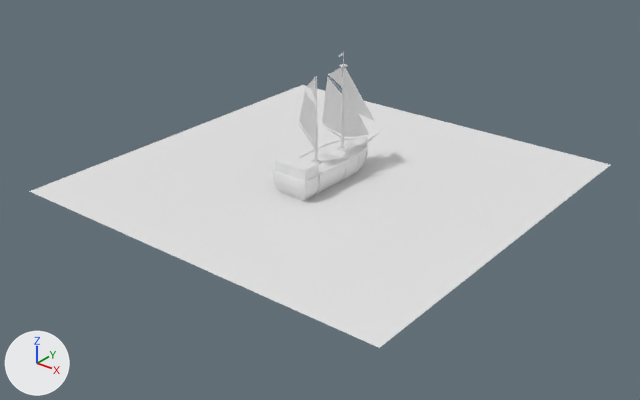
The Blender file Assets/Objects/Blender/PirateShip.blend as it was, and as the next commit left it.
Camera for both pictures: a 50 mm lens placed at (24.1, -30.8, 17.7), pointed at (0.6, -1.5, -0.4). Every picture has the same lights, and +X, +Y and +Z are marked at lower left.

Script lines for the objects in view, before the commit:
```python
me_cylinder_001 = bpy.data.meshes.new('Cylinder.001')
me_cylinder_001.from_pydata(...)  # 68 vertices, 48 faces; spans x -1.0..1.0, y -1.0..15.7, z -1.0..4.6
me_cylinder_004 = bpy.data.meshes.new('Cylinder.004')
me_cylinder_004.from_pydata(...)  # 148 vertices, 128 faces; spans x -2.5..2.4, y -31.6..20.1, z -1.0..5.3
me_plane = bpy.data.meshes.new('Plane')
me_plane.from_pydata(...)  # 539 vertices, 446 faces; spans x -0.01..1.06, y -3.03..4.32, z -0.36..1.66
me_plane_001 = bpy.data.meshes.new('Plane.001')
me_plane_001.from_pydata([(-1.0, -1.0, 0.0), (1.0, -1.0, 0.0), (-1.0, 1.0, 0.0), (1.0, 1.0, 0.0)], [], [(0, 1, 3, 2)])
ob_cylinder = bpy.data.objects.new('Cylinder', me_cylinder_001)
ob_cylinder.location = (0.0, -1.0, 0.74)
ob_cylinder.scale = (-0.0825, -0.0825, 1.0)
ob_cylinder_001 = bpy.data.objects.new('Cylinder.001', me_cylinder_004)
ob_cylinder_001.location = (0.0, 1.0, 0.74)
ob_cylinder_001.scale = (-0.0825, -0.0825, 1.0)
ob_plane = bpy.data.objects.new('Plane', me_plane)
ob_plane.location = (0.0, 0.0, 0.0)
_m = ob_plane.modifiers.new('Mirror', 'MIRROR')
ob_plane_001 = bpy.data.objects.new('Plane.001', me_plane_001)
ob_plane_001.location = (0.0, 0.0, 0.0)
ob_plane_001.scale = (10.0, 10.0, 10.0)
```
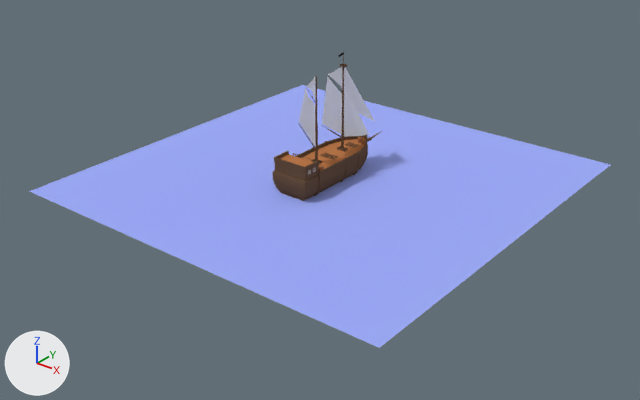
What differs and where, as boxes [x1, y1, x2, y2] in the pictures (640 x 400 px):
'Plane.001', recoloured (white to blue): [29, 85, 610, 348] in both
part 1 of me_cylinder_004, recoloured: [322, 52, 348, 149] in both
part 2 of me_plane, added: after [274, 151, 319, 172]
part 3 of me_plane, recoloured (white to brown): [280, 139, 365, 169] in both
part 4 of me_plane, recoloured (white to brown): [272, 131, 382, 201] in both

The change, as a list of edits to the scene's bpy script:
```text
Add mat_woodwhite:
    mat_woodwhite = diffuse_material('WoodWhite')
    mat_woodwhite.base_color = (0.549, 0.549, 0.549)  # light grey #c4c4c4
Add mat_woodbright:
    mat_woodbright = diffuse_material('WoodBright')
    mat_woodbright.base_color = (0.479, 0.181, 0.0666)  # orange #b87649
Add mat_wooddark:
    mat_wooddark = diffuse_material('WoodDark')
    mat_wooddark.base_color = (0.141, 0.0802, 0.0452)  # brown #69503c
Add mat_blackcoat:
    mat_blackcoat = diffuse_material('BlackCoat')
    mat_blackcoat.base_color = (0.0188, 0.0188, 0.0188)  # black #252525
Add mat_sail:
    mat_sail = diffuse_material('Sail')
    mat_sail.base_color = (0.8, 0.8, 0.8)  # white #e7e7e7
Add mat_sea:
    mat_sea = diffuse_material('Sea')
    mat_sea.base_color = (0.346, 0.414, 0.94)  # blue #9facf8
Change me_plane_001:
    where me_plane_001.from_pydata(...)  # 4 vertices, 1 face; spans x -1.0..1.0, y -1.0..1.0, z 0.0
    add me_plane_001.materials.append(mat_sea)  # blue #9facf8
Change me_cylinder_004:
    where me_cylinder_004.from_pydata(...)  # 148 vertices, 128 faces; spans x -2.5..2.4, y -31.6..20.1, z -1.0..5.3
    used by ob_cylinder_001; location = (0.0, 1.0, 0.74); scale = (-0.0825, -0.0825, 1.0)
    me_cylinder_004 part 1: 86 of the faces centred in x -2.0..2.0, y -2.0..19.9, z -1.0..5.3 switch from no material to mat_wooddark (brown #69503c)
    add me_cylinder_004.materials.append(mat_sail)  # white #e7e7e7
    add me_cylinder_004.materials.append(mat_blackcoat)  # black #252525
Change me_plane:
    used by ob_plane; location = (0.0, 0.0, 0.0)
    remove me_plane.from_pydata(...)  # 539 vertices, 446 faces; spans x -0.01..1.06, y -3.03..4.32, z -0.36..1.66
    add me_plane.from_pydata(...)  # 555 vertices, 459 faces; spans x -0.01..1.06, y -3.03..4.32, z -0.36..1.8
    me_plane part 2: a new loose piece of 16 vertices spanning x 0.0..0.95, y -2.97..-1.97, z 1.6..1.8, in mat_wooddark (brown #69503c)
    me_plane part 3: 18 faces spanning x 0.0..0.92, y -2.94..2.94, z 1.13..1.66 switch from no material to mat_woodbright (orange #b87649)
    me_plane part 4: 427 faces spanning x -0.01..1.06, y -3.03..4.32, z -0.36..1.66 switch from no material to mat_wooddark (brown #69503c)
    add me_plane.materials.append(mat_woodwhite)  # light grey #c4c4c4
```
